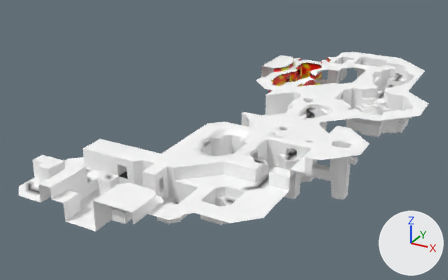
What one commit did to the glTF model Models/level-6.glb.
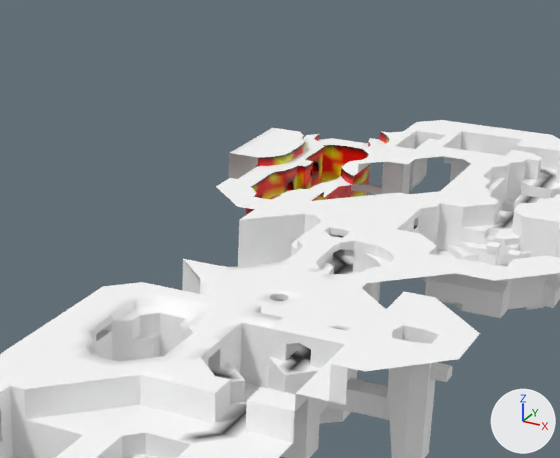
Each version appears first whole from a camera (50 mm lens) standing at (170.1, -385.6, 148.8) and looking at (0.6, -77.4, -5.3), and next in a close-up on the part from 36% to 90% of the width and 0% to 71% of the height. The lights are fixed; the arrows at lower right show +X, +Y and +Z. The last two pictures show the newer version. Vertices at exactly the same position are counted once.

Objects in the first close-up: 'level-6'.
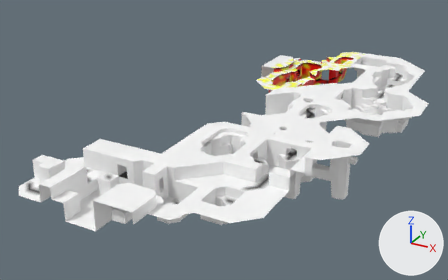
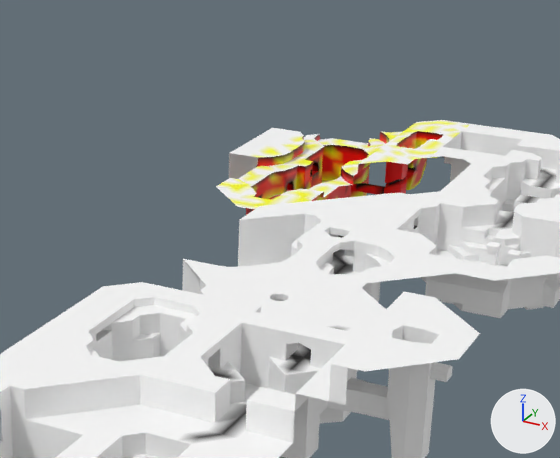
Commit message: working on level 6

The change, as a diff of the scene's bpy script:
```diff
--- a/Models/level-6.glb.py
+++ b/Models/level-6.glb.py
@@ me_level_6 @@
 # used by ob_level_6; location = (0.0, 0.0, 0.0)
-me_level_6.from_pydata(...)  # 5497 vertices, 10649 faces; spans x -45.0..105.0, y -207.0..98.0, z -12.0..30.0
+me_level_6.from_pydata(...)  # 5571 vertices, 10836 faces; spans x -45.0..105.0, y -207.0..98.0, z -12.0..30.0
+# me_level_6 part 1: 20 vertices moved from x 10.0..28.0, y 50.0..81.0, z -4.0..9.0 to x 10.0..29.0, y 50.0..81.0, z -4.0..9.0; 90 vertices removed from x 10.0..32.0, y 49.0..81.0, z -4.0..11.0; 164 vertices added at x 10.0..35.0, y 49.0..81.0, z -4.0..11.0
+# me_level_6 part 2: 442 kept faces spanning x -21.0..35.0, y -10.0..98.0, z -4.0..11.0 get new vertex colours
 me_level_6.materials.append(mat_defaultmaterial)
```

Pixel boxes [x1, y1, x2, y2] of what changed, in the close-ups (560 x 458 px; the box of a moved part takes in the faces that stretch with it):
part 1 of me_level_6, moved or reshaped
    before: [351, 128, 455, 194]
    after: [351, 128, 455, 195]
part 2 of me_level_6, recoloured (white to yellow)
    both: [216, 120, 470, 209]
